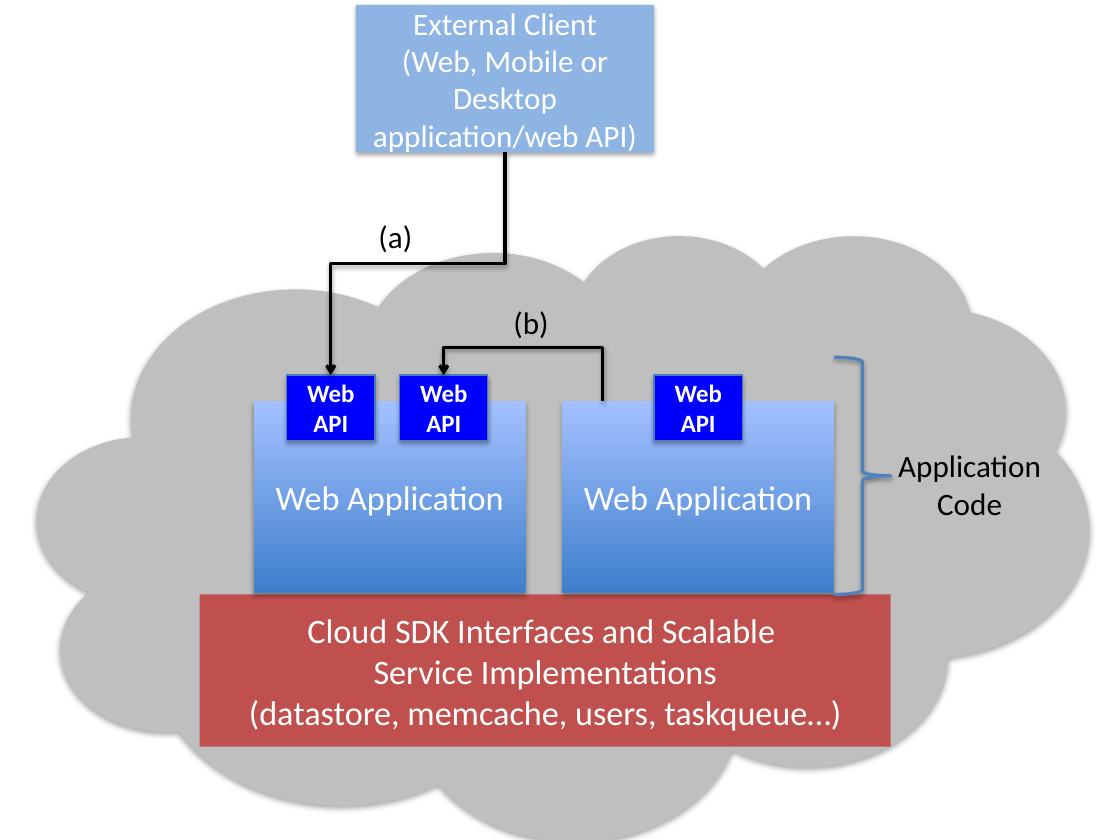
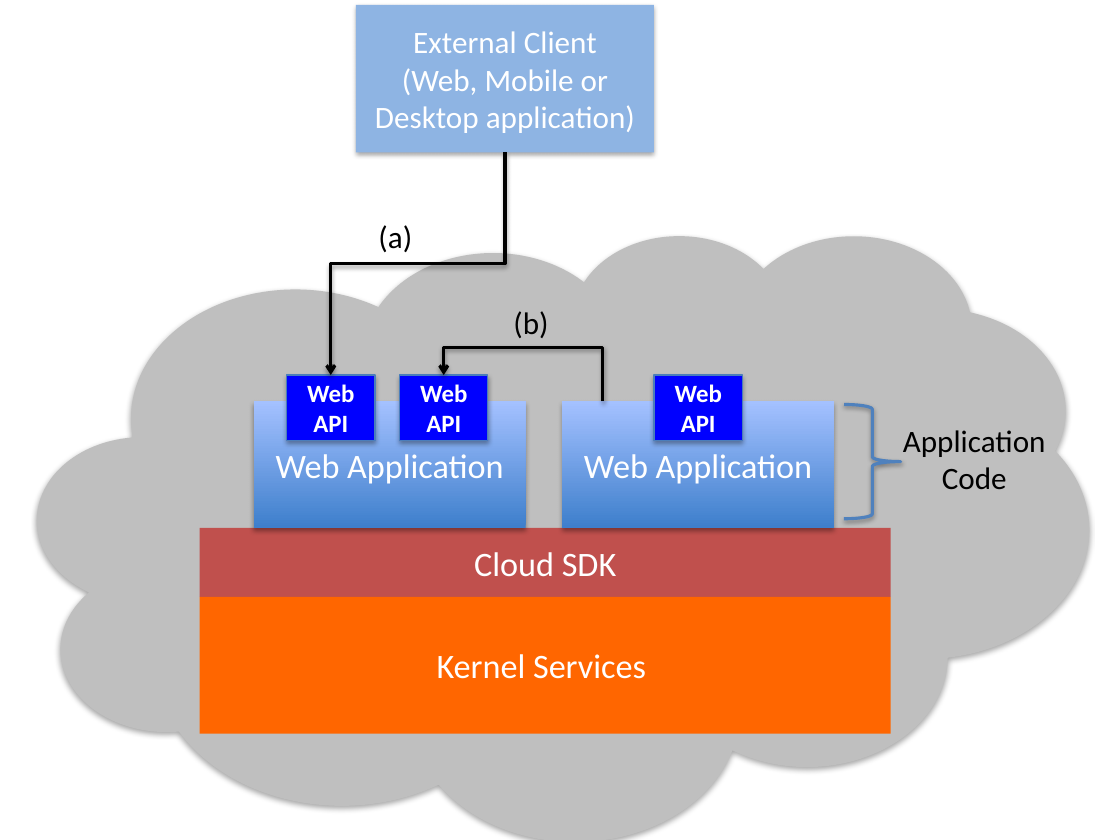
Before and after one commit to Dithn/eager-appscale, a slide deck: slide 2 of Eager/paper/socc15/figures/FigureDesigns.pptx. Drawn at 1120x840 pixels with LibreOffice and Linux fonts; fonts in the diff are those of the drawing. Boxes give left, top, right and bottom in pixels: in the first picture for what was removed or moved away, otherwise in the second. Text is boxed around its words. In the diff, an @@ line names an element or a change of style, - is before the commit and + after.

```diff
--- a/Eager/paper/socc15/figures/FigureDesigns.pptx
+++ b/Eager/paper/socc15/figures/FigureDesigns.pptx
@@ text in rectangle at (x1=375, y1=68, x2=635, y2=133): text changed @@
-(Web, Mobile or Desktop application/web API)
+(Web, Mobile or Desktop application)
@@ rectangle "Web Application" resized from (x1=254, y1=401, x2=526, y2=592) to (x1=254, y1=401, x2=526, y2=528) @@
@@ rectangle "Web Application" resized from (x1=562, y1=401, x2=834, y2=592) to (x1=562, y1=401, x2=834, y2=528) @@
@@ right brace resized from (x1=834, y1=357, x2=892, y2=595) to (x1=844, y1=404, x2=902, y2=519) @@
@@ text "Application" moved from (x1=898, y1=455, x2=1041, y2=515) to (x1=903, y1=430, x2=1046, y2=489) @@
@@ rectangle "Cloud SDK" resized from (x1=199, y1=595, x2=890, y2=747) to (x1=199, y1=528, x2=890, y2=597) @@
@@ text in rectangle at (x1=474, y1=552, x2=617, y2=576): text changed @@
-Cloud SDK Interfaces and Scalable
-Service Implementations
-(datastore, memcache, users, taskqueue…)
+Cloud SDK
@@ rectangle added at (x1=199, y1=597, x2=890, y2=734), fill #FF6600, 22 pt, text #FFFFFF @@
+Kernel Services
```
Also in this commit, not shown: 2 other files.
